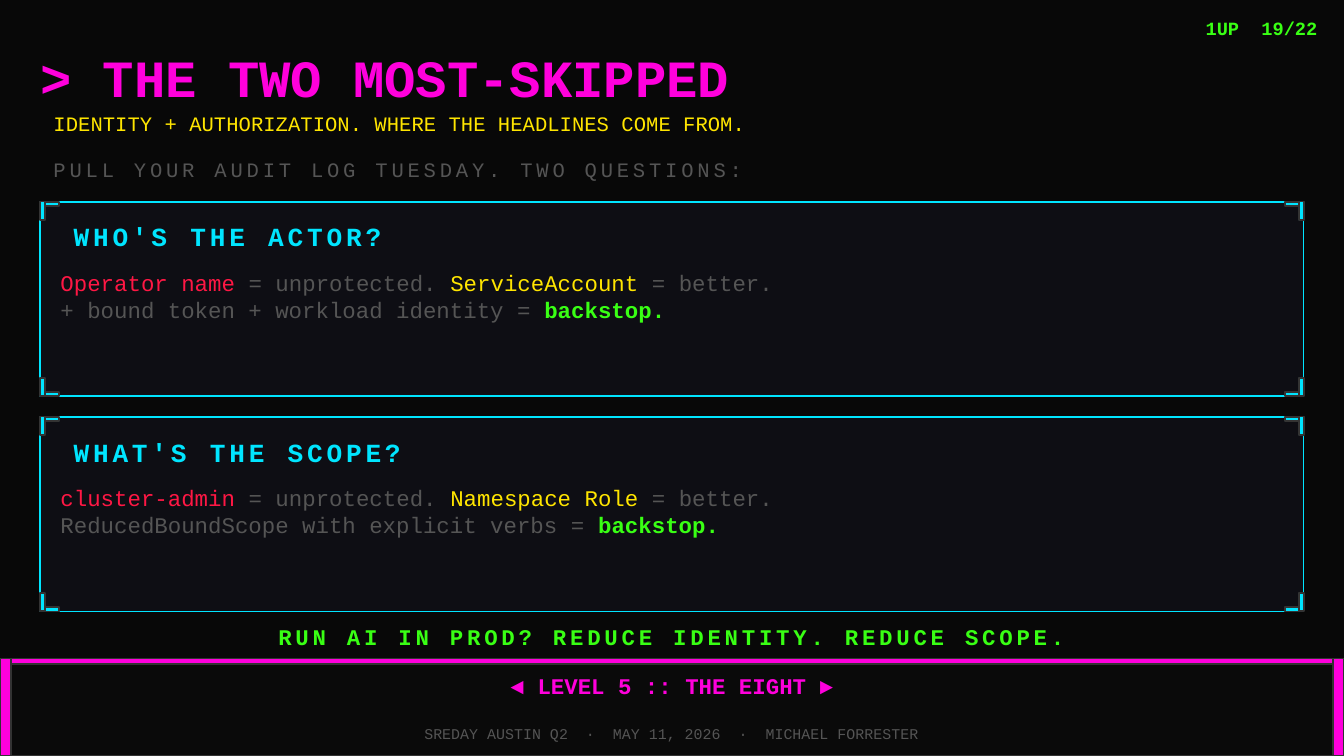
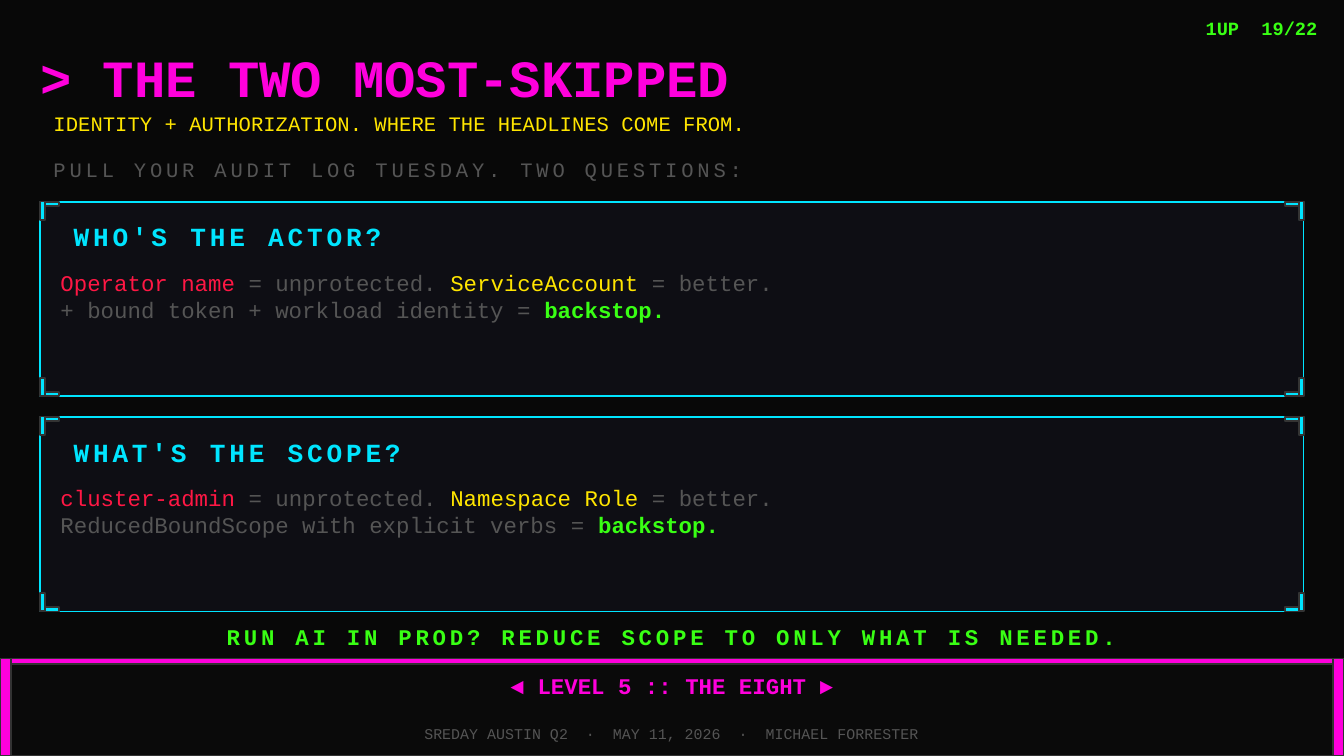
Before and after one commit to peopleforrester/SREday-Texas-2026, a slide deck: slide 18 of presentations/sreday-austin-2026-deck-arcade.pptx. Drawn at 1344x756 pixels with LibreOffice and Linux fonts; fonts in the diff are those of the drawing. Boxes give left, top, right and bottom in pixels: in the first picture for what was removed or moved away, otherwise in the second. Text is boxed around its words. In the diff, an @@ line names an element or a change of style, - is before the commit and + after.

```diff
--- a/presentations/sreday-austin-2026-deck-arcade.pptx
+++ b/presentations/sreday-austin-2026-deck-arcade.pptx
@@ text at [227,630,1115,646]: text changed @@
-RUN AI IN PROD? REDUCE IDENTITY. REDUCE SCOPE.
+RUN AI IN PROD? REDUCE SCOPE TO ONLY WHAT IS NEEDED.
```
Also in this commit, not shown: 5 other slides changed, 1 slide removed.
